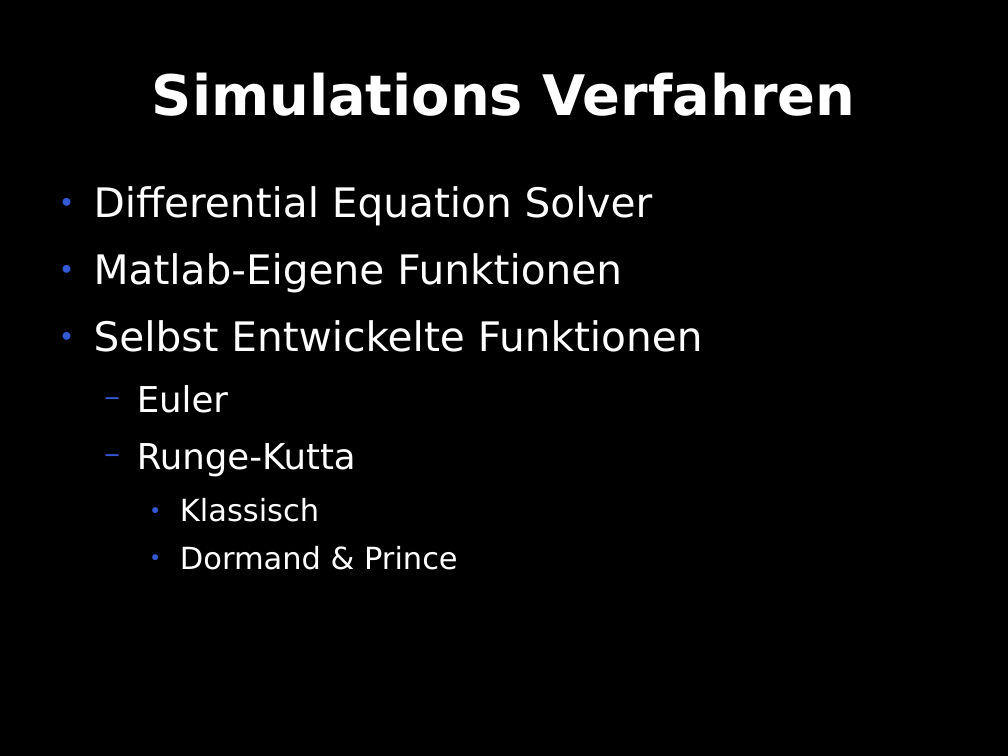
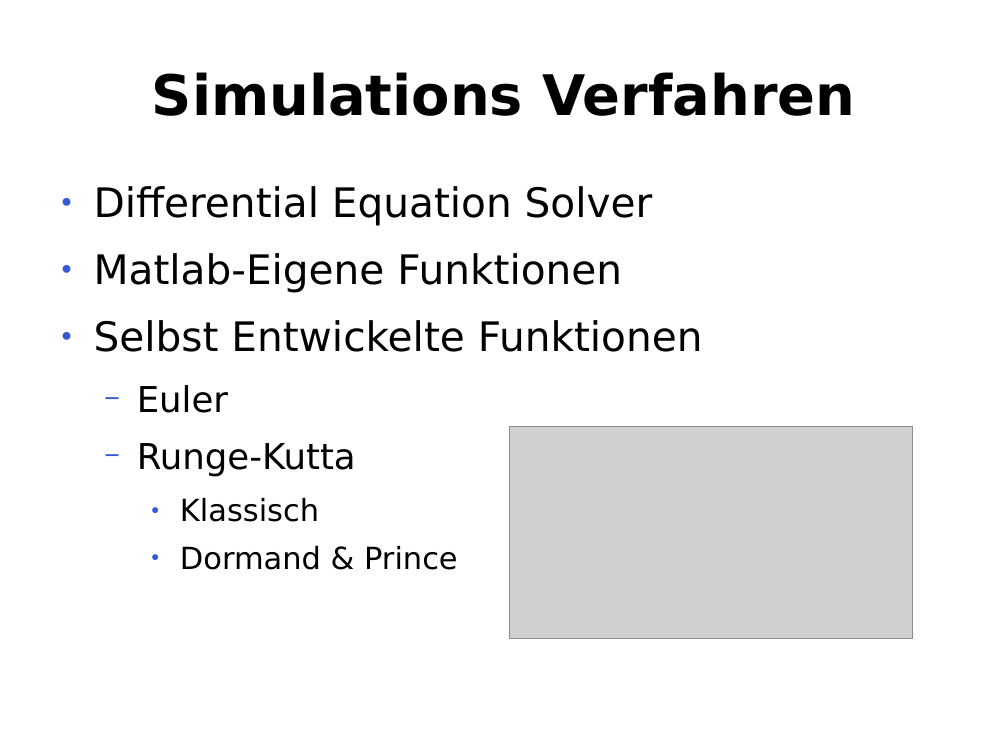
Before and after one commit to te-bachi/SimulationDoc, a slide deck: slide 24 of präsentation/Präsentation_bachi.odp (slide 23 before the commit). Drawn at 1008x756 pixels with LibreOffice and Linux fonts; fonts in the diff are those of the drawing; grey boxes stand for pictures. Boxes give left, top, right and bottom in pixels: in the first picture for what was removed or moved away, otherwise in the second. Text is boxed around its words. In the diff, an @@ line names an element or a change of style, - is before the commit and + after.

```diff
--- a/präsentation/Präsentation_bachi.odp
+++ b/präsentation/Präsentation_bachi.odp
@@ background #000000 to #FFFFFF @@
@@ title "Simulations Verfahren" at [152, 72, 856, 116]: text colour #FFFFFF to #000000 @@
@@ text "Differential Equation Solver" at [94, 186, 703, 570]: text colour #FFFFFF to #000000 @@
@@ picture added at [510, 426, 913, 639] @@
```
Also in this commit, not shown: 5 other slides changed, 3 slides added, 8 other files.
